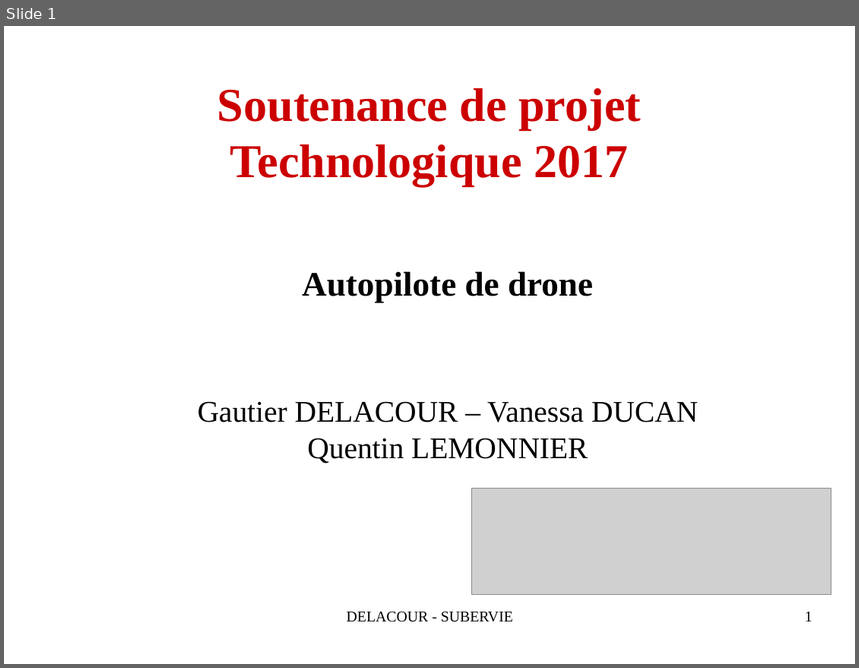
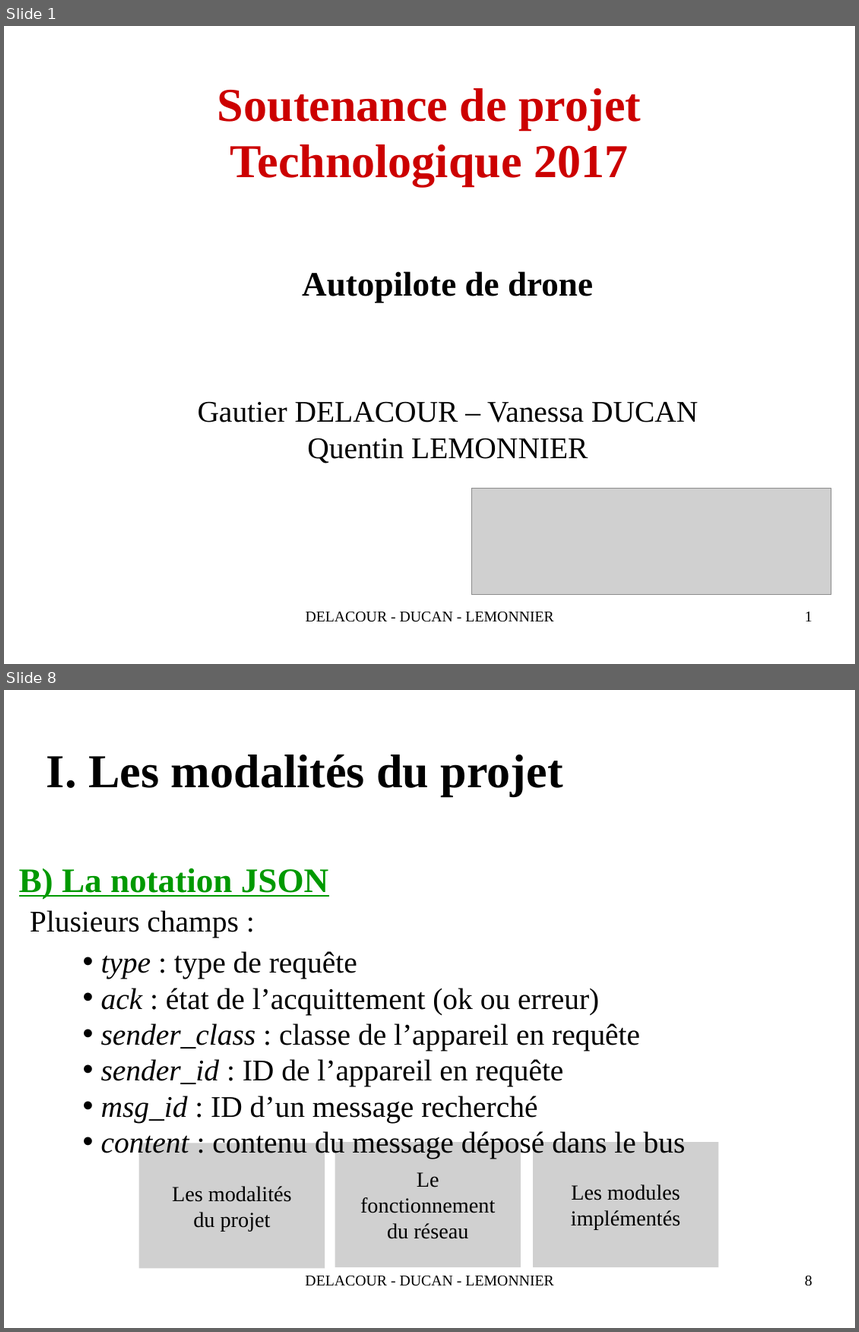
Before and after one commit to QuentinLem/ProjetTech-AutoPilot, a slide deck: doc/SoutenanceProjetReseau2016.odp. Shown one above the other, each under a label of ours: slide 1 before the commit, slides 1 and 8 after it; the slides between them are not shown. The pictures are 859x668 and 859x1332 pixels, drawn with LibreOffice and Linux fonts; fonts in the diff are those of the drawing; grey boxes stand for pictures; background and template pictures are left out. Boxes give left, top, right and bottom in pixels: in the first picture for what was removed or moved away, otherwise in the second. Text is boxed around its words. In the diff, an @@ line names an element or a change of style, - is before the commit and + after.

```diff
--- a/doc/SoutenanceProjetReseau2016.odp
+++ b/doc/SoutenanceProjetReseau2016.odp
@@ slide 8 added at (4,690,855,1328), background #FFFFFF @@
@@ title added at (47,755,563,797), 44 pt, text #000000, bold @@
+I. Les modalités du projet
@@ text added at (19,868,329,899), 32 pt, text #009900, bold, underline @@
+B) La notation JSON
@@ text added at (30,910,238,938), 28 pt, text #000000 @@
+Plusieurs champs :
@@ text added at (101,951,686,1160), 28 pt, text #000000 @@
+• type : type de requête
+• ack : état de l’acquittement (ok ou erreur)
+• sender_class : classe de l’appareil en requête
+• sender_id : ID de l’appareil en requête
+• msg_id : ID d’un message recherché
+• content : contenu du message déposé dans le bus
@@ picture added at (139,1144,325,1268), 20 pt, text #000000 @@
+Les modalités
+du projet
@@ picture added at (335,1143,522,1268), 20 pt, text #000000 @@
+Le
+fonctionnement
+du réseau
@@ picture added at (533,1143,719,1268), 20 pt, text #000000 @@
+Les modules
+implémentés
@@ text added at (305,1276,553,1287), 14 pt, text #000000 @@
+DELACOUR - DUCAN - LEMONNIER
@@ page number added at (805,1276,813,1287), 14 pt, text #000000 @@
+8
@@ slide 1 changed as well @@
@@ text at (306,612,553,623): text changed @@
-DELACOUR - SUBERVIE
+DELACOUR - DUCAN - LEMONNIER
```
Also in this commit, not shown: 1 other slide changed, 17 other slides added, 29 slides removed.
